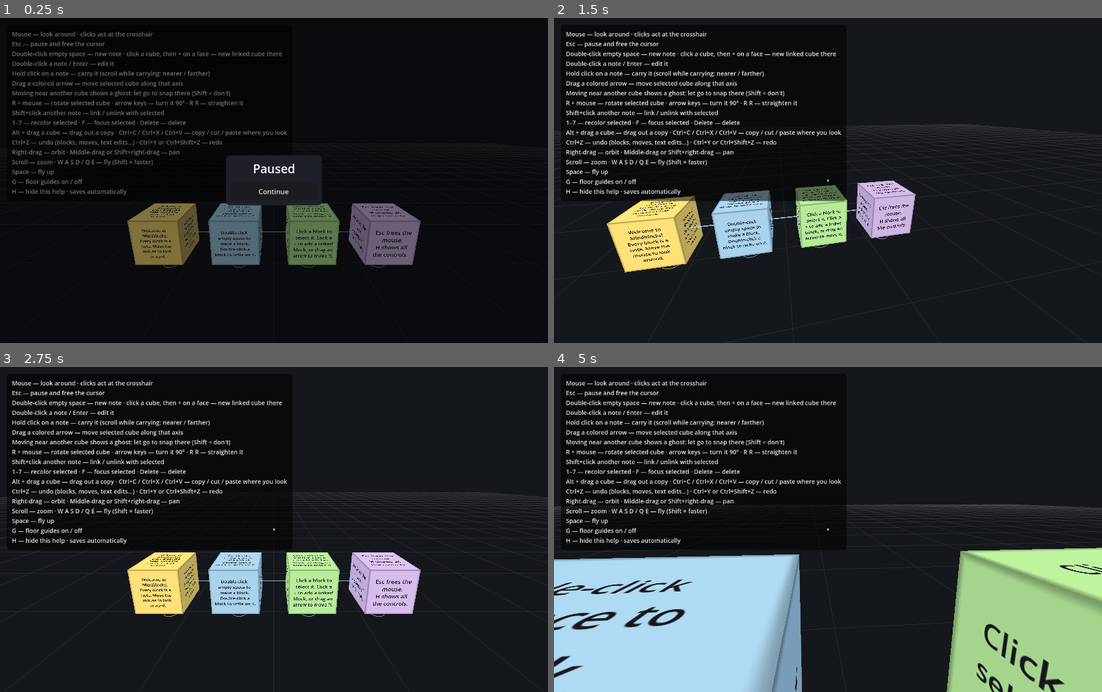
Above: before the commit, frames 1-4 (two rows, left to right).
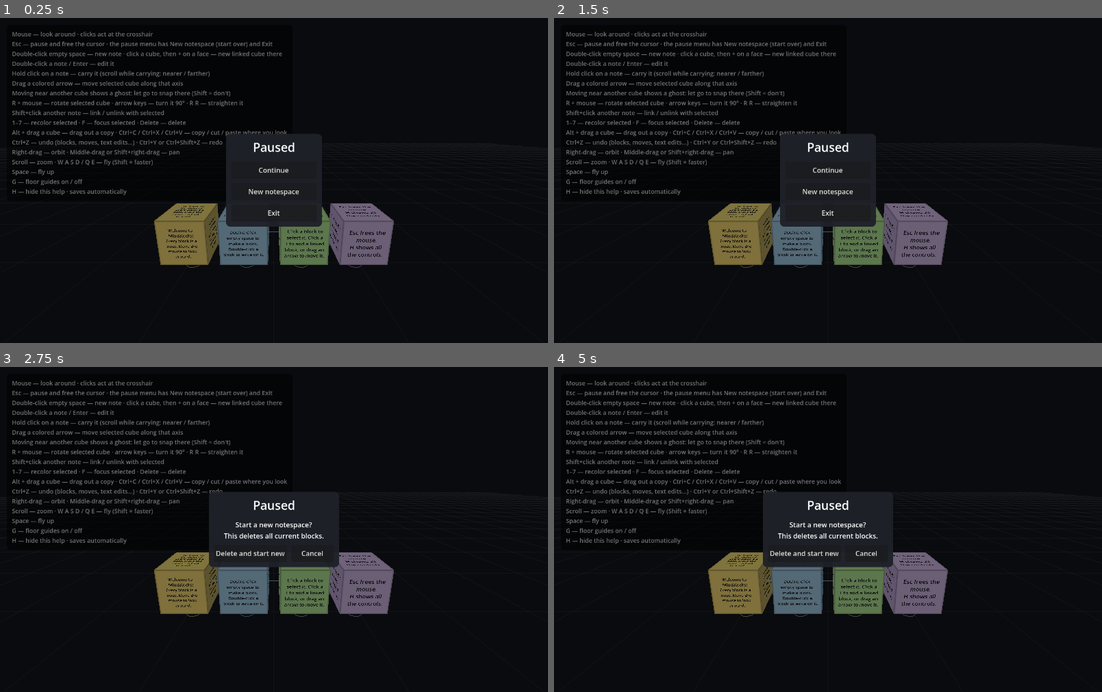
Above: after the commit, the same moments.

Repository: reigokruus/mindblocks
Game: Godot game, scene res://main.tscn
Same seed, same stepped clock (60 frames per second), same inputs: the game is played once before the commit and once after it.
Inputs (mouse positions are in pixels of both pictures, inside the frame that each line leads up to):
- Up to frame 1 (0.25 s): no input
- Up to frame 2 (1.5 s): click (828, 190) at 0.5 s, where only the run after the commit has a clickable "New notespace"; click (866, 203) at 1.25 s, where only the run after the commit has a clickable "Cancel"
- Up to frame 3 (2.75 s): click (274, 539) at 2 s, where only the run after the commit has a clickable "New notespace"
- Up to frame 4 (5 s): tap Enter at 2.75 s; move the mouse to (855, 529) at 2.77 s; hold Ctrl 2.78-3.53 s; hold W from 2.78 s (still down); click (855, 529) at 2.92 s; tap Space at 3.02, 3.5, 3.77 s; move the mouse to (800, 529) at 3.52 s; tap E at 3.6 s; move the mouse to (838, 523) at 4.27 s; hold Q from 4.28 s (still down)

The runs differ from the first frame. In frame 1, 7.1% of the frame differs, in the area x 19-77%, y 7-77%; in frame 2, 19%; in frame 3, 15%; in frame 4, 41%, in the area x 0-100%, y 4-100%.

Commit message:
Add New notespace and Exit to the pause menu
New notespace asks for confirmation, then clears all blocks and links,
brings back the first-run blocks and starting view, and saves; Ctrl+Z
brings the old notespace back as one step. Exit saves and quits.
The first-run blocks are now exactly one snap distance apart, so
touching one no longer makes it jump.

Co-Authored-By: Claude Opus 5.5 (1M context) <noreply@anthropic.com>

Diff:
--- a/scripts/camera_rig.gd
+++ b/scripts/camera_rig.gd
@@ -10,9 +10,14 @@
 const LOOK_SPEED := 0.0025
 
 var camera: Camera3D
-var yaw := 0.0
-var pitch := -0.25
-var distance := 9.0
+## Where the view starts, and where reset() puts it back.
+const START_YAW := 0.0
+const START_PITCH := -0.25
+const START_DISTANCE := 9.0
+
+var yaw := START_YAW
+var pitch := START_PITCH
+var distance := START_DISTANCE
 ## Set by main while a text field has focus, so typing doesn't fly the camera.
 var input_blocked := false
 
@@ -93,6 +98,14 @@
 	position += dir.normalized() * speed * delta
 
 
+func reset() -> void:
+	position = Vector3.ZERO
+	yaw = START_YAW
+	pitch = START_PITCH
+	distance = START_DISTANCE
+	_apply()
+
+
 func to_dict() -> Dictionary:
 	return {
 		"pos": [position.x, position.y, position.z],
--- a/scripts/main.gd
+++ b/scripts/main.gd
@@ -102,7 +102,7 @@
 const UNDO_MOVE_TIME := 0.25
 
 const HELP_TEXT := """Mouse — look around · clicks act at the crosshair
-Esc — pause and free the cursor
+Esc — pause and free the cursor · the pause menu has New notespace (start over) and Exit
 Double-click empty space — new note · click a cube, then + on a face — new linked cube there
 Double-click a note / Enter — edit it
 Hold click on a note — carry it (scroll while carrying: nearer / farther)
@@ -194,6 +194,8 @@
 var mark_done_btn: Button
 var mark_failed_btn: Button
 var pause_panel: Control
+var pause_buttons: Control  # Continue / New notespace
+var new_confirm: Control  # "Start a new notespace?" with its two buttons
 var crosshair: Control
 var paused := false
 
@@ -440,7 +442,44 @@
 	continue_btn.text = "Continue"
 	continue_btn.custom_minimum_size = Vector2(200, 40)
 	continue_btn.pressed.connect(_set_paused.bind(false))
-	menu_box.add_child(continue_btn)
+	var new_btn := Button.new()
+	new_btn.text = "New notespace"
+	new_btn.custom_minimum_size = Vector2(200, 40)
+	new_btn.pressed.connect(_show_new_confirm.bind(true))
+	var exit_btn := Button.new()
+	exit_btn.text = "Exit"
+	exit_btn.custom_minimum_size = Vector2(200, 40)
+	exit_btn.pressed.connect(_exit)
+	var buttons := VBoxContainer.new()
+	buttons.add_theme_constant_override("separation", 10)
+	buttons.add_child(continue_btn)
+	buttons.add_child(new_btn)
+	buttons.add_child(exit_btn)
+	pause_buttons = buttons
+	menu_box.add_child(buttons)
+	# Starting a new notespace asks first, in place of the buttons above.
+	var confirm := VBoxContainer.new()
+	confirm.add_theme_constant_override("separation", 10)
+	confirm.visible = false
+	var question := Label.new()
+	question.text = "Start a new notespace?\nThis deletes all current blocks."
+	question.horizontal_alignment = HORIZONTAL_ALIGNMENT_CENTER
+	confirm.add_child(question)
+	var confirm_row := HBoxContainer.new()
+	confirm_row.add_theme_constant_override("separation", 10)
+	var yes_btn := Button.new()
+	yes_btn.text = "Delete and start new"
+	yes_btn.custom_minimum_size = Vector2(0, 40)
+	yes_btn.pressed.connect(_new_notespace)
+	confirm_row.add_child(yes_btn)
+	var cancel_btn := Button.new()
+	cancel_btn.text = "Cancel"
+	cancel_btn.custom_minimum_size = Vector2(100, 40)
+	cancel_btn.pressed.connect(_show_new_confirm.bind(false))
+	confirm_row.add_child(cancel_btn)
+	confirm.add_child(confirm_row)
+	new_confirm = confirm
+	menu_box.add_child(confirm)
 
 
 func _panel_style(bg: Color, radius: int) -> StyleBoxFlat:
@@ -1448,16 +1487,56 @@
 
 
 ## First launch: a row of linked blocks, read left to right, low enough to clear the help panel.
+## They sit exactly as far apart as snapping places cubes, so touching one doesn't make it jump.
 func _create_welcome_notes() -> void:
-	var a := _create_note(Vector3(-4.8, -2.4, 0),
+	var x := -1.5 * PLUS_NEW_OFFSET
+	var a := _create_note(Vector3(x, -2.4, 0),
 		"Welcome to Mindblocks!\n\nEvery block is a note. Move the mouse to look around.", palette[0])
-	var b := _create_note(Vector3(-1.6, -2.4, 0),
+	var b := _create_note(Vector3(x + PLUS_NEW_OFFSET, -2.4, 0),
 		"Double-click empty space to make a block.\n\nDouble-click a block to write on it.", palette[2])
-	var c := _create_note(Vector3(1.6, -2.4, 0),
+	var c := _create_note(Vector3(x + 2 * PLUS_NEW_OFFSET, -2.4, 0),
 		"Click a block to select it. Click a + to add a linked block, or drag an arrow to move it.", palette[3])
-	var d := _create_note(Vector3(4.8, -2.4, 0),
+	var d := _create_note(Vector3(x + 3 * PLUS_NEW_OFFSET, -2.4, 0),
 		"Esc frees the mouse.\n\nH shows all the controls.", palette[5])
 	links = [[a.id, b.id], [b.id, c.id], [c.id, d.id]]
+
+
+## Pause menu: swaps the Continue / New notespace buttons for the "are you sure?" step.
+func _show_new_confirm(on: bool) -> void:
+	pause_buttons.visible = not on
+	new_confirm.visible = on
+
+
+## Pause menu Exit: saves and quits.
+func _exit() -> void:
+	_save()
+	get_tree().quit()
+
+
+## Clears every block and link and starts over with the first-run blocks and
+## the starting view. The old notespace is one undo step ("new notespace").
+## Ids keep counting up, so undo can bring the old blocks back without clashes.
+func _new_notespace() -> void:
+	_end_drag()
+	_commit_move()
+	_finish_easing()
+	if turn_tween and turn_tween.is_running():
+		turn_tween.kill()
+	_select(null)
+	var entries: Array = []
+	for n in notes.values():
+		entries.append(_delete_record(n))
+	for n in notes.values():
+		_delete_note(n)
+	links.clear()
+	_create_welcome_notes()
+	for n in notes.values():
+		entries.append({"type": "create", "id": n.id})
+	undo_stack.clear()
+	_push_undo({"type": "group", "entries": entries, "label": "new notespace"})
+	rig.reset()
+	_save()
+	_set_paused(false)
 
 
 # --- Editor -----------------------------------------------------------------
@@ -1623,6 +1702,7 @@
 func _set_paused(on: bool) -> void:
 	paused = on
 	pause_panel.visible = on
+	_show_new_confirm(false)
 	if on:
 		_end_drag()
 		orbiting = false
Not shown, changed: README.md
